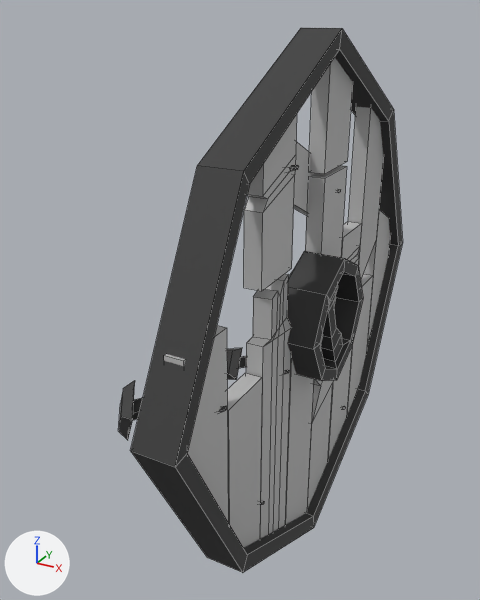
Before and after pictures for a commit that changed the FBX model Assets/_Battle4TrainJam/Models/Shields/Shield_Small.fbx.
One viewpoint serves both versions: a 50 mm camera at (0.51, -1.13, 0.564) aimed at (-0.096, -0.027, 0.013). Lighting does not change. The marker at lower left points along +X, +Y and +Z. Mesh edges are drawn as thin lines. Where no turn or scale is listed for an object, it has been applied to the vertices.
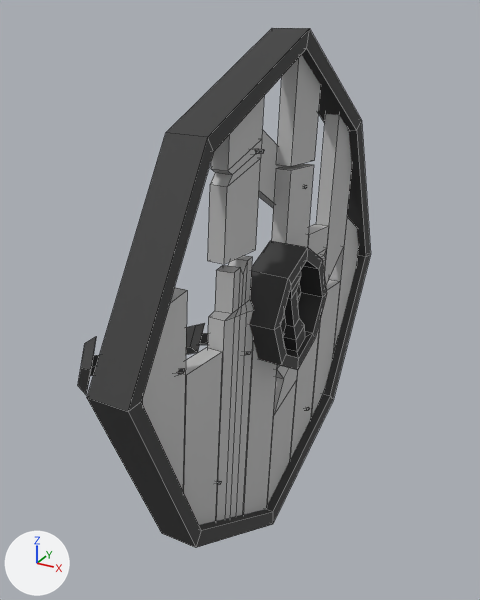
Where the change shows, as pixel boxes (x1, y1, x2, y2) in the pictures (480 x 600 px; the box of a moved part takes in the faces that stretch with it):
'pCube29', reshaped, moved
    before: (119, 28, 403, 573)
    after: (78, 28, 371, 548)
part 1 of me_mesh, moved or reshaped
    before: (131, 28, 403, 573)
    after: (87, 28, 371, 548)
part 2 of me_mesh, moved or reshaped
    before: (287, 251, 363, 381)
    after: (250, 241, 327, 370)
part 3 of me_mesh, moved or reshaped
    before: (364, 210, 390, 347)
    after: (329, 218, 358, 353)
part 4 of me_mesh, moved or reshaped
    before: (227, 373, 262, 548)
    after: (183, 348, 222, 525)
part 5 of me_mesh, moved or reshaped
    before: (246, 274, 291, 538)
    after: (208, 256, 253, 521)
part 6 of me_mesh, moved or reshaped
    before: (285, 358, 314, 524)
    after: (243, 341, 277, 514)
part 7 of me_mesh, moved or reshaped
    before: (305, 165, 347, 509)
    after: (267, 164, 314, 505)
part 8 of me_mesh, moved or reshaped
    before: (294, 142, 315, 216)
    after: (259, 130, 286, 208)
part 9 of me_mesh, moved or reshaped
    before: (244, 114, 297, 291)
    after: (208, 96, 264, 264)
part 10 of me_mesh, moved or reshaped
    before: (328, 221, 362, 459)
    after: (290, 224, 329, 459)
part 11 of me_mesh, moved or reshaped
    before: (347, 274, 373, 414)
    after: (311, 279, 340, 416)
part 12 of me_mesh, moved or reshaped
    before: (309, 57, 352, 174)
    after: (277, 55, 321, 166)
part 13 of me_mesh, moved or reshaped
    before: (119, 381, 227, 440)
    after: (78, 337, 184, 394)
part 14 of me_mesh, moved or reshaped
    before: (227, 348, 289, 380)
    after: (186, 323, 250, 355)
part 15 of me_mesh, moved or reshaped
    before: (288, 165, 298, 171)
    after: (254, 149, 264, 154)
part 16 of me_mesh, moved or reshaped
    before: (164, 325, 228, 521)
    after: (141, 287, 187, 490)
part 17 of me_mesh, moved or reshaped
    before: (348, 107, 383, 280)
    after: (316, 114, 352, 285)

The change, as a list of edits to the scene's bpy script:
```text
Change me_mesh:
    remove me_mesh.from_pydata(...)  # 457 vertices, 417 faces; spans x -0.093..0.098, y -0.533..0.533, z -0.533..0.533
    add me_mesh.from_pydata(...)  # 457 vertices, 417 faces; spans x -0.164..0.027, y -0.524..0.538, z -0.533..0.528
    me_mesh part 1: the loose piece of 32 vertices spanning x -0.008..0.067, y -0.533..0.533, z -0.533..0.533 is turned -5.5 degrees about the x axis through its middle, then moved by (-0.071, 0.007, -0.002)
    me_mesh part 2: the loose piece of 73 vertices spanning x -0.036..0.098, y -0.133..0.133, z -0.133..0.133 is turned -5.5 degrees about the x axis through its middle, then moved by (-0.071, 0.007, -0.002)
    me_mesh part 3: the loose piece of 8 vertices spanning x 0.012..0.045, y 0.371..0.487, z -0.24..0.126 is turned -5.5 degrees about the x axis through its middle, then moved by (-0.071, -0.001, -0.043)
    me_mesh part 4: the loose piece of 8 vertices spanning x 0.012..0.045, y -0.351..-0.234, z -0.411..-0.021 is turned -5.5 degrees about the x axis through its middle, then moved by (-0.071, -0.013, 0.027)
    me_mesh part 5: the loose piece of 40 vertices spanning x 0.0..0.057, y -0.233..-0.112, z -0.464..0.126 is turned -5.5 degrees about the x axis through its middle, then moved by (-0.071, -0.009, 0.015)
    me_mesh part 6: the loose piece of 8 vertices spanning x 0.012..0.045, y -0.11..0.006, z -0.518..-0.001 is turned -5.5 degrees about the x axis through its middle, then moved by (-0.071, -0.018, 0.004)
    me_mesh part 7: the loose piece of 20 vertices spanning x 0.012..0.045, y 0.01..0.127, z -0.519..0.277 is turned -5.5 degrees about the x axis through its middle, then moved by (-0.071, -0.005, -0.008)
    me_mesh part 8: the loose piece of 8 vertices spanning x -0.005..0.015, y -0.217..0.14, z 0.166..0.408 is turned -5.5 degrees about the x axis through its middle, then moved by (-0.071, 0.035, 0.0)
    me_mesh part 9: the loose piece of 20 vertices spanning x 0.012..0.045, y -0.241..-0.124, z 0.143..0.45 is turned -5.5 degrees about the x axis through its middle, then moved by (-0.071, 0.036, 0.014)
    me_mesh part 10: the loose piece of 20 vertices spanning x 0.012..0.045, y 0.13..0.247, z -0.459..0.126 is turned -5.5 degrees about the x axis through its middle, then moved by (-0.071, -0.01, -0.02)
    me_mesh part 11: the loose piece of 8 vertices spanning x 0.012..0.045, y 0.251..0.367, z -0.392..-0.039 is turned -5.5 degrees about the x axis through its middle, then moved by (-0.071, -0.015, -0.031)
    me_mesh part 12: the loose piece of 8 vertices spanning x 0.012..0.045, y 0.011..0.127, z 0.284..0.517 is turned -5.5 degrees about the x axis through its middle, then moved by (-0.071, 0.045, -0.011)
    me_mesh part 13: the loose piece of 24 vertices spanning x -0.089..0.052, y -0.5..-0.363, z -0.032..0.056 is turned -5.5 degrees about the x axis through its middle, then moved by (-0.071, 0.01, 0.039)
    me_mesh part 14: the loose piece of 24 vertices spanning x -0.047..0.05, y -0.256..-0.128, z -0.062..0.019 is turned -5.5 degrees about the x axis through its middle, then moved by (-0.071, 0.006, 0.016)
    me_mesh part 15: the loose piece of 24 vertices spanning x -0.053..0.053, y -0.251..-0.123, z 0.307..0.378 is turned -5.5 degrees about the x axis through its middle, then moved by (-0.071, 0.041, 0.014)
    me_mesh part 16: 28 of 457 vertices moved; they spanned x -0.005..0.045, y -0.471..0.381, z -0.366..0.126 and now span x -0.076..-0.026, y -0.472..0.361, z -0.393..0.157; mean shift (-0.07, -0.015, 0.014); largest move (0.015, 0.33, -0.361) -> (-0.056, 0.301, -0.393)
    me_mesh part 17: 8 of 457 vertices moved; they spanned x 0.012..0.045, y 0.251..0.367, z -0.039..0.388 and now span x -0.059..-0.026, y 0.253..0.402, z -0.065..0.36; mean shift (-0.071, 0.023, -0.035); largest move (0.012, 0.367, 0.314) -> (-0.059, 0.402, 0.268)
Change ob_pcube29:
    ob_pcube29.location: (0.016, 0.0, 0.0) -> (0.0, 0.007, 0.002)
```
